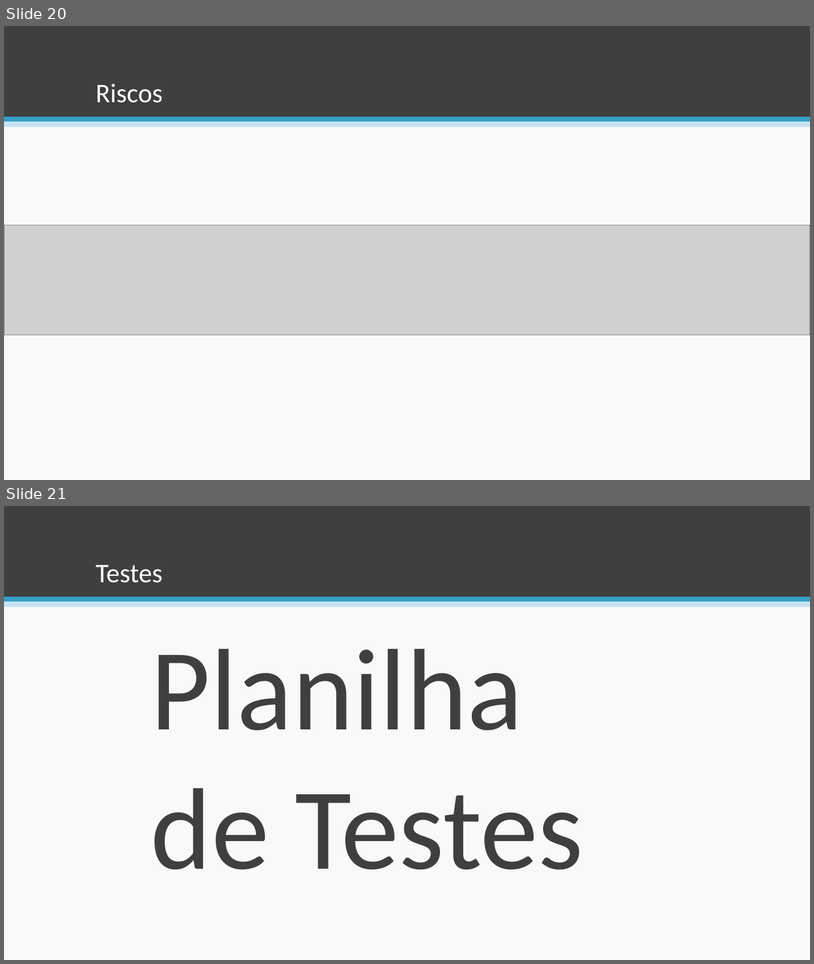
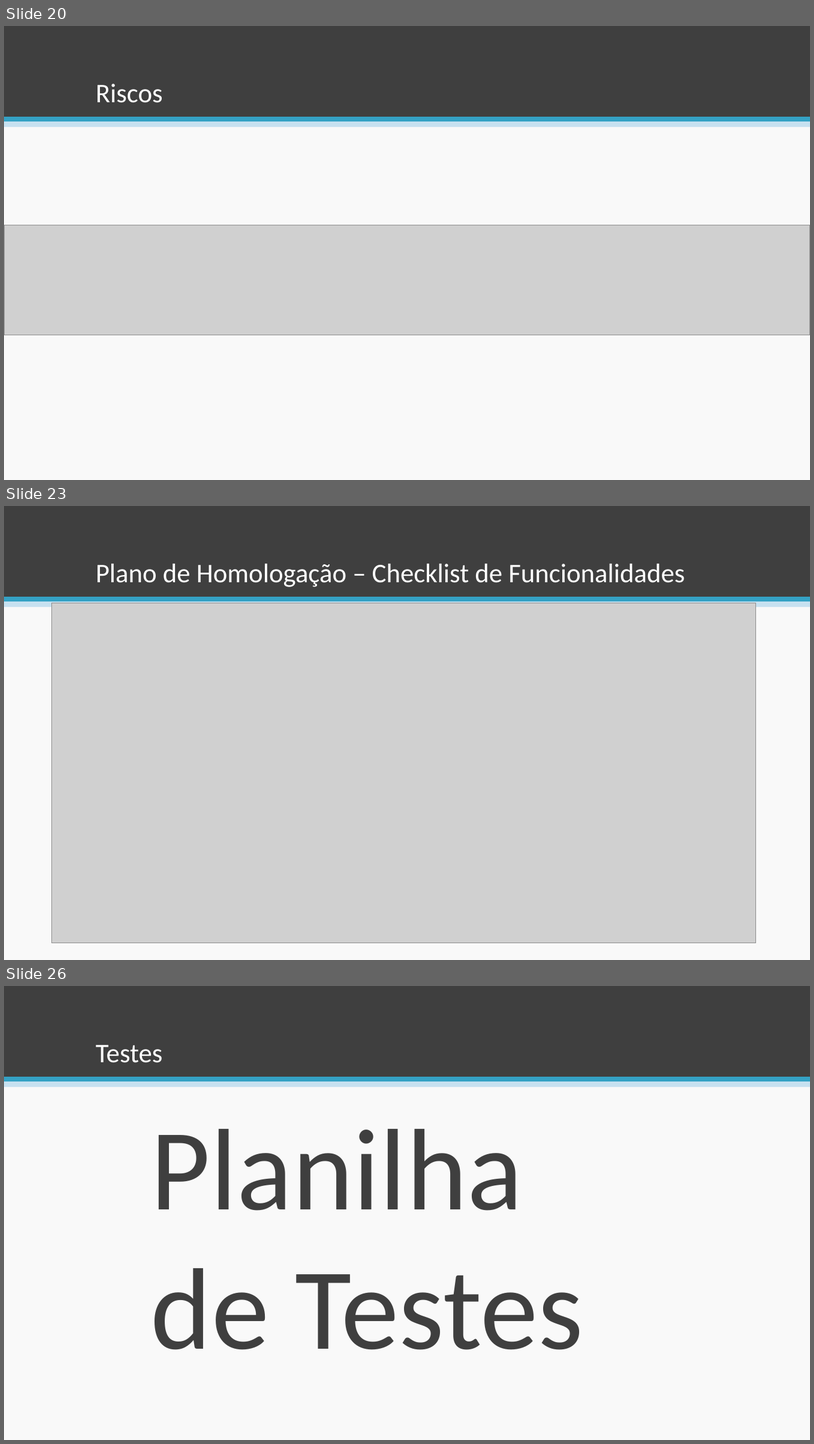
Before and after one commit to esteves-esta/TechHumi, a slide deck: documentacao/Apresentação.pptx. Shown one above the other, each under a label of ours: slides 20 and 21 before the commit, slides 20, 23 and 26 after it; the slides between them are not shown. The pictures are 814x964 and 814x1444 pixels, drawn with LibreOffice and Linux fonts; fonts in the diff are those of the drawing; grey boxes stand for pictures. Boxes give left, top, right and bottom in pixels: in the first picture for what was removed or moved away, otherwise in the second. Text is boxed around its words. In the diff, an @@ line names an element or a change of style, - is before the commit and + after.

```diff
--- a/documentacao/Apresentação.pptx
+++ b/documentacao/Apresentação.pptx
@@ slide 23 added at box(4, 506, 810, 960), background #F9F9F9; not listed: 3 template elements that a slide beside it also shows @@
@@ title added at box(96, 564, 685, 587), 32 pt, text #FFFFFF @@
+Plano de Homologação – Checklist de Funcionalidades
@@ picture added at box(52, 603, 756, 943) @@
@@ what was slide 21 is now slide 26 @@
```
Also in this commit, not shown: 1 slide changed, 9 other slides added, 3 slides removed, 4 other files.
